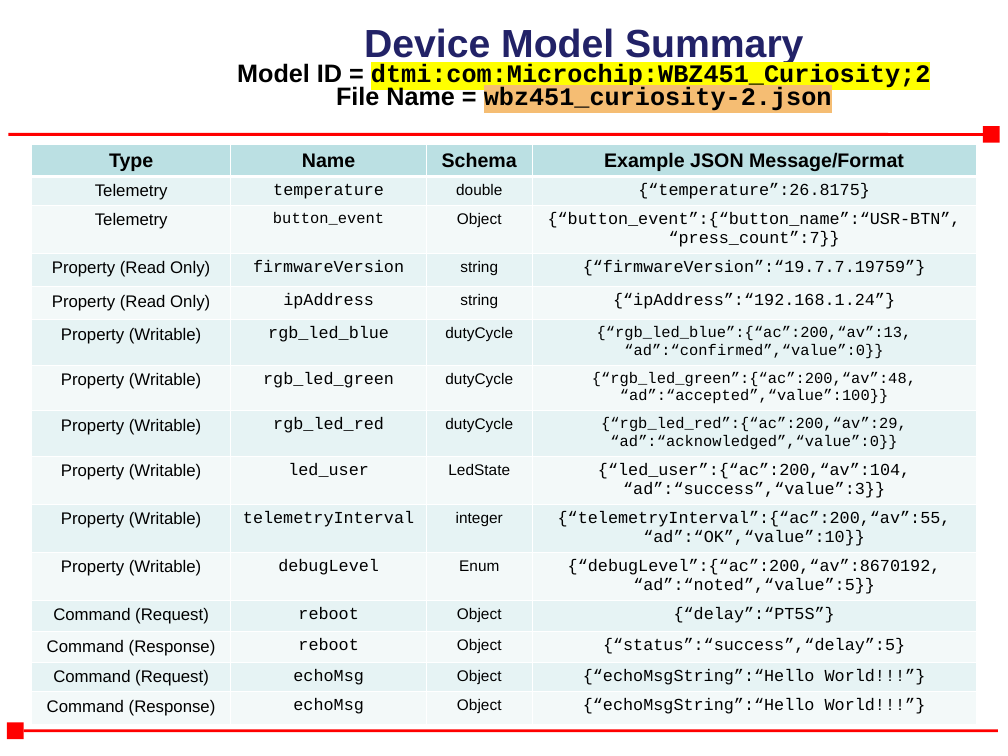
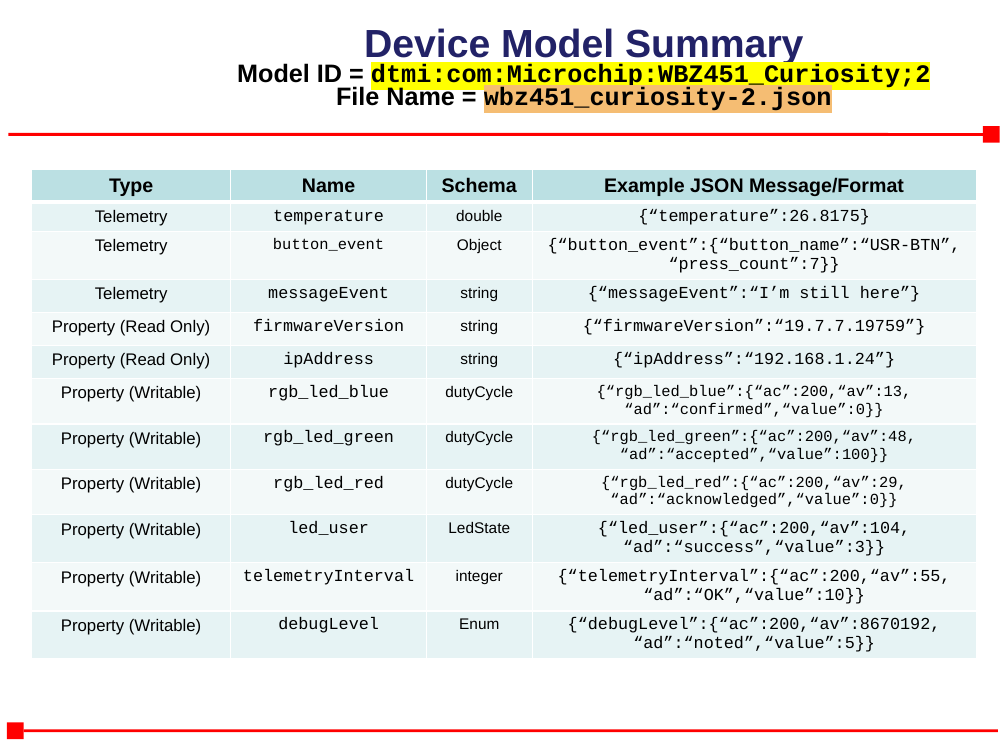
Before and after one commit to MicrochipTech/AzureDemo_WBZ451, a slide deck: slide 1 of device_model/wbz451_curiosity-2.pptx. Drawn at 1008x756 pixels with LibreOffice and Linux fonts; fonts in the diff are those of the drawing; background and template pictures are left out. Boxes give left, top, right and bottom in pixels: in the first picture for what was removed or moved away, otherwise in the second. Text is boxed around its words. In the diff, an @@ line names an element or a change of style, - is before the commit and + after.

```diff
--- a/device_model/wbz451_curiosity-2.pptx
+++ b/device_model/wbz451_curiosity-2.pptx
@@ table at bbox=[31, 170, 977, 676] @@
+row 4: Telemetry | messageEvent | string | {“messageEvent”:“I’m still here”}
-row 12: Command (Request) | reboot | Object | {“delay”:“PT5S”}
-row 13: Command (Response) | reboot | Object | {“status”:“success”,“delay”:5}
-row 14: Command (Request) | echoMsg | Object | {“echoMsgString”:“Hello World!!!”}
-row 15: Command (Response) | echoMsg | Object | {“echoMsgString”:“Hello World!!!”}
@@ table: place and size @@
-table at bbox=[31, 144, 977, 742]
+table at bbox=[31, 170, 977, 676]
```
Also in this commit, not shown: 1 slide added, 6 other files.
